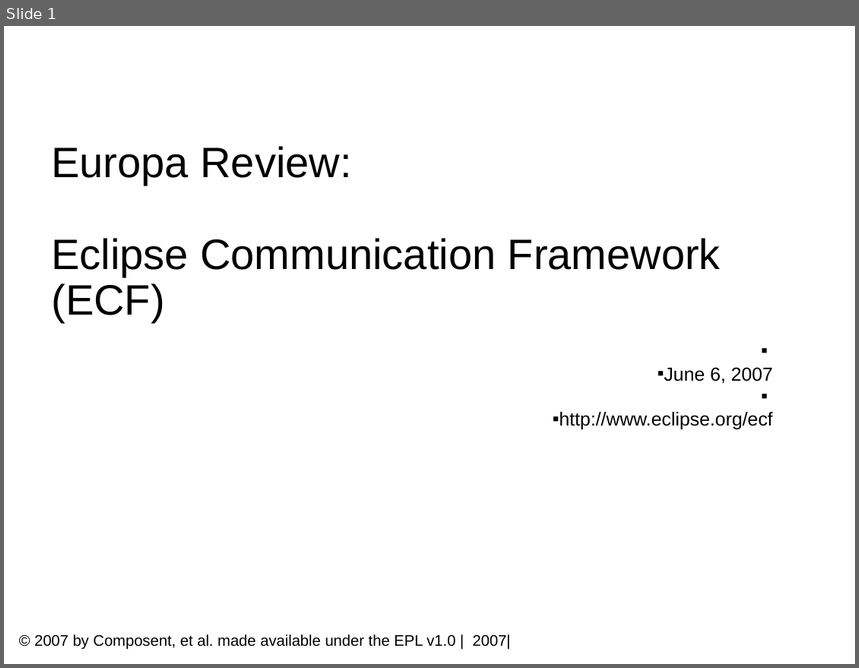
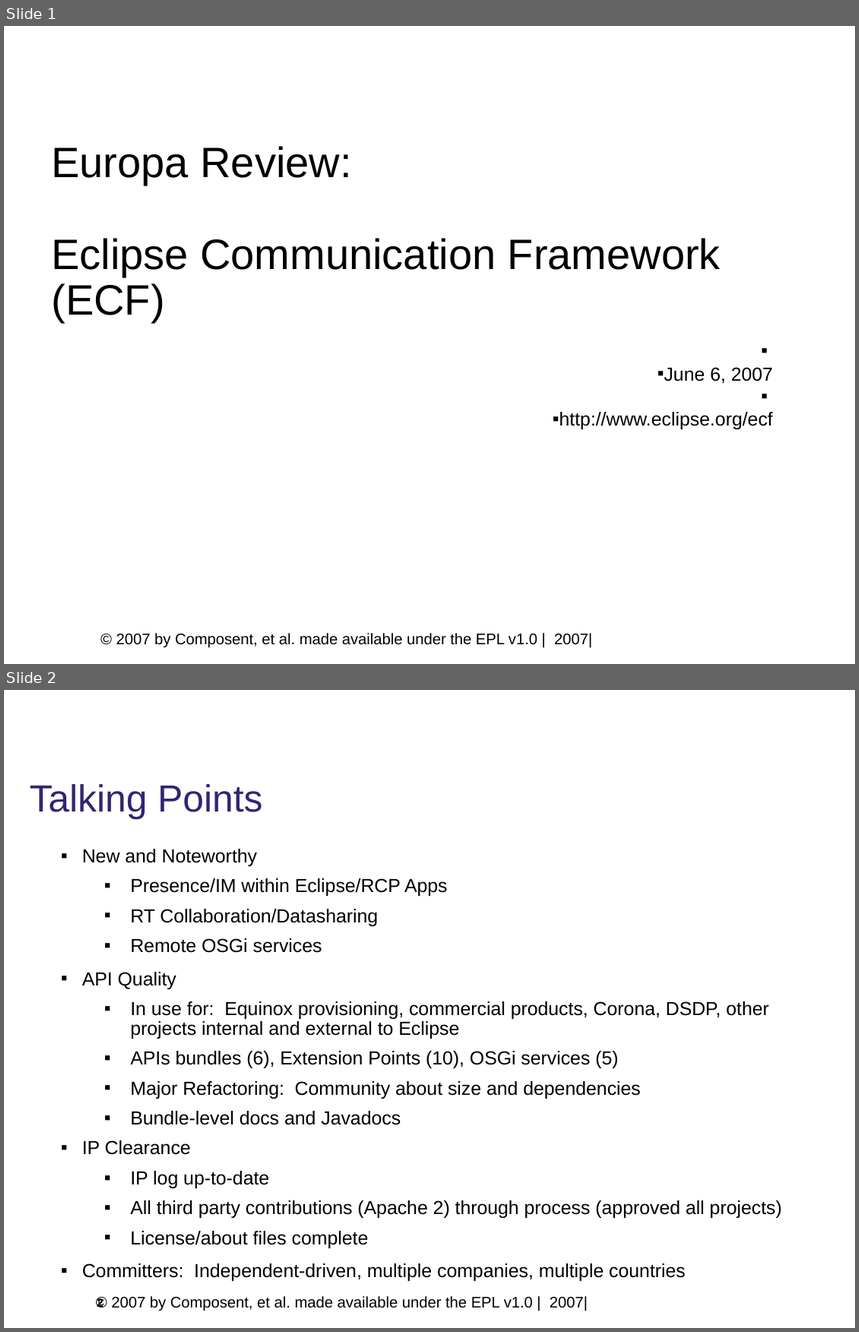
Before and after one commit to eclipse/ecf-website, a slide deck: reviews/ECF_Europa_Review.odp. Shown one above the other, each under a label of ours: slide 1 before the commit, slides 1 and 2 after it. The pictures are 859x668 and 859x1332 pixels, drawn with LibreOffice and Linux fonts; fonts in the diff are those of the drawing; background and template pictures are left out. Boxes give left, top, right and bottom in pixels: in the first picture for what was removed or moved away, otherwise in the second. Text is boxed around its words. In the diff, an @@ line names an element or a change of style, - is before the commit and + after.

```diff
--- a/reviews/ECF_Europa_Review.odp
+++ b/reviews/ECF_Europa_Review.odp
@@ slide 2 added at (4, 690, 855, 1328), background #FFFFFF @@
@@ title added at (30, 784, 262, 820), 32 pt, text #2F2672 @@
+Talking Points
@@ text added at (82, 849, 782, 1281), 16 pt, text #000000 @@
+▪ New and Noteworthy
+  ▪ Presence/IM within Eclipse/RCP Apps
+  ▪ RT Collaboration/Datasharing
+  ▪ Remote OSGi services
+▪ API Quality
+  ▪ In use for: Equinox provisioning, commercial products, Corona, DSDP, other projects internal and external to Eclipse
+  ▪ APIs bundles (6), Extension Points (10), OSGi services (5)
+  ▪ Major Refactoring: Community about size and dependencies
+  ▪ Bundle-level docs and Javadocs
+▪ IP Clearance
+  ▪ IP log up-to-date
+  ▪ All third party contributions (Apache 2) through process (approved all projects)
+  ▪ License/about files complete
+▪ Committers: Independent-driven, multiple companies, multiple countries
@@ page number added at (97, 1298, 104, 1310), 10 pt, text #000000, bold @@
+2
@@ text added at (111, 1296, 588, 1312), 13 pt, text #000000 @@
+© 2007 by Composent, et al. made available under the EPL v1.0 | 2007|
@@ slide 1 changed as well @@
@@ text "© 2007 by Composent, et ...": place and size @@
-text "© 2007 by Composent, et ..." at (34, 635, 511, 650)
+text "© 2007 by Composent, et ..." at (116, 633, 592, 648)
```
Also in this commit, not shown: 4 other slides changed, 1 other file.
